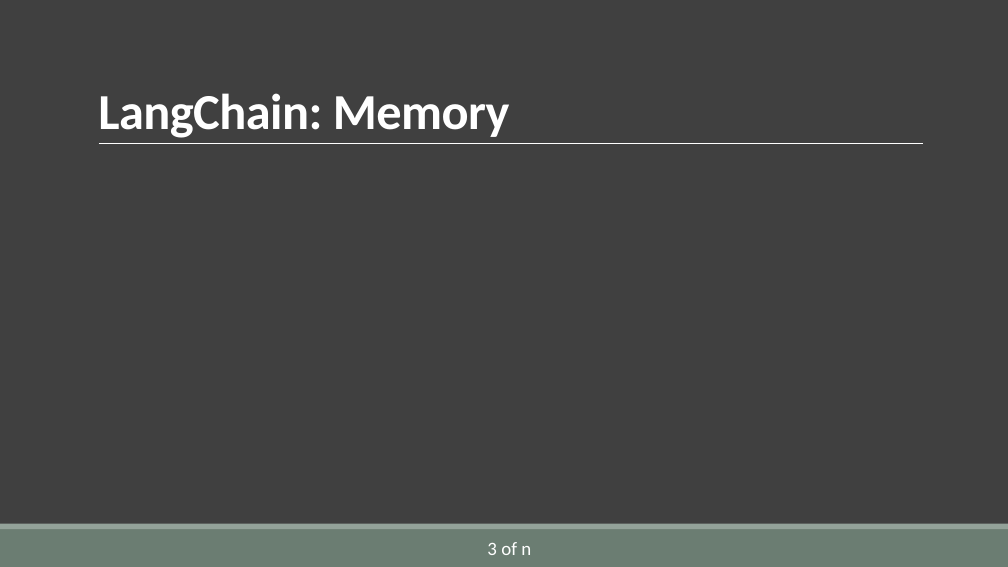
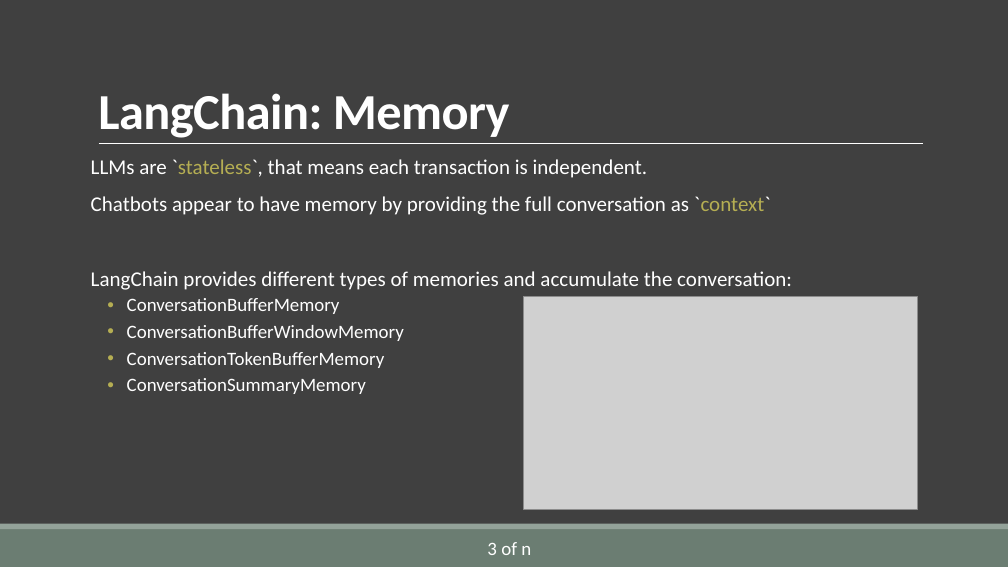
Before and after one commit to AlirezaSaei1/NLP-Assignments, a slide deck: slide 7 of Presentation/Slides/Presentation.pptx (slide 4 before the commit). Drawn at 1008x567 pixels with LibreOffice and Linux fonts; fonts in the diff are those of the drawing; grey boxes stand for pictures. Boxes give left, top, right and bottom in pixels: in the first picture for what was removed or moved away, otherwise in the second. Text is boxed around its words. In the diff, an @@ line names an element or a change of style, - is before the commit and + after.

```diff
--- a/Presentation/Slides/Presentation.pptx
+++ b/Presentation/Slides/Presentation.pptx
@@ text added at bbox=[91, 159, 792, 394], 20 pt, text #FFFFFF @@
+LLMs are `stateless`, that means each transaction is independent.
+Chatbots appear to have memory by providing the full conversation as `context`
+LangChain provides different types of memories and accumulate the conversation:
+  • ConversationBufferMemory
+  • ConversationBufferWindowMemory
+  • ConversationTokenBufferMemory
+  • ConversationSummaryMemory
@@ picture added at bbox=[523, 296, 917, 509] @@
```
Also in this commit, not shown: 3 other slides changed, 3 slides added.
